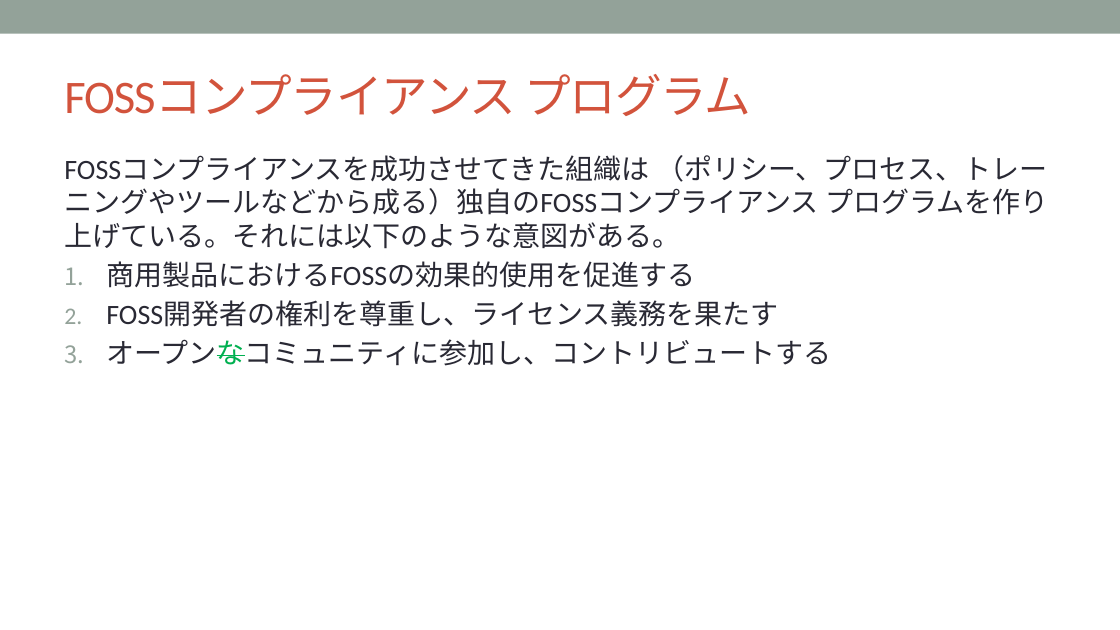
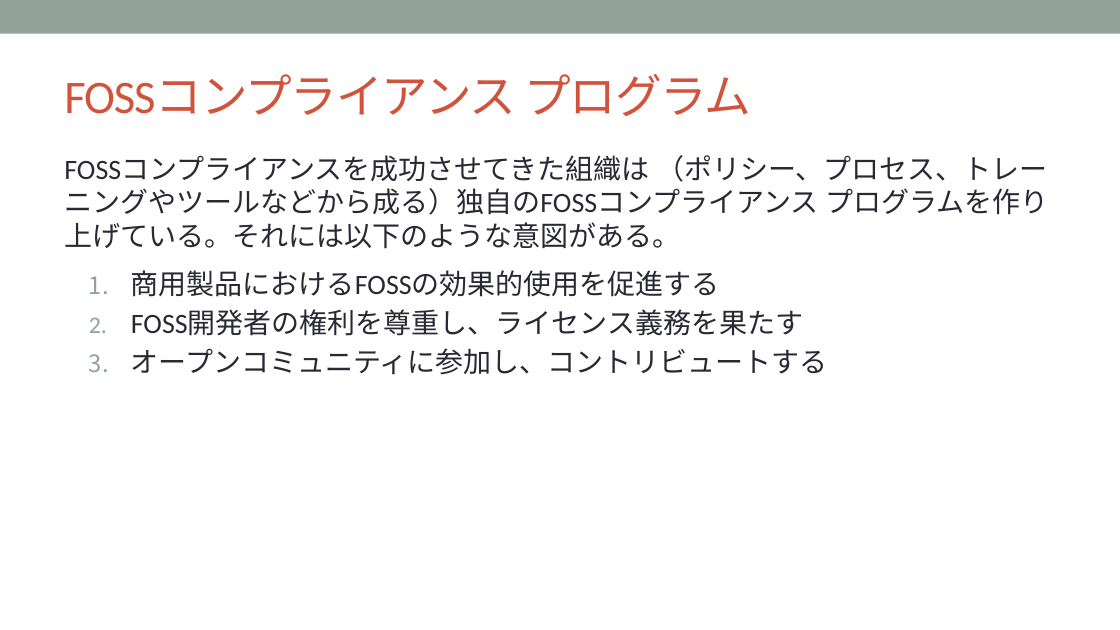
Before and after one commit to OpenChain-Project/Curriculum-Translation-JP, a slide deck: slide 29 of RC/openchain-curriculum-release-2-jp_rc1.0.pptx. Drawn at 1120x630 pixels with LibreOffice and Linux fonts; fonts in the diff are those of the drawing; background and template pictures are left out. Boxes give left, top, right and bottom in pixels: in the first picture for what was removed or moved away, otherwise in the second. Text is boxed around its words. In the diff, an @@ line names an element or a change of style, - is before the commit and + after.

```diff
--- a/RC/openchain-curriculum-release-2-jp_rc1.0.pptx
+++ b/RC/openchain-curriculum-release-2-jp_rc1.0.pptx
@@ text at box(131, 270, 803, 336): indent changed; more space between paragraphs @@
@@ text at box(131, 348, 828, 375): text changed @@
-3. オープンなコミュニティに参加し、コントリビュートする
+3. オープンコミュニティに参加し、コントリビュートする
```
Also in this commit, not shown: 30 other slides changed.
